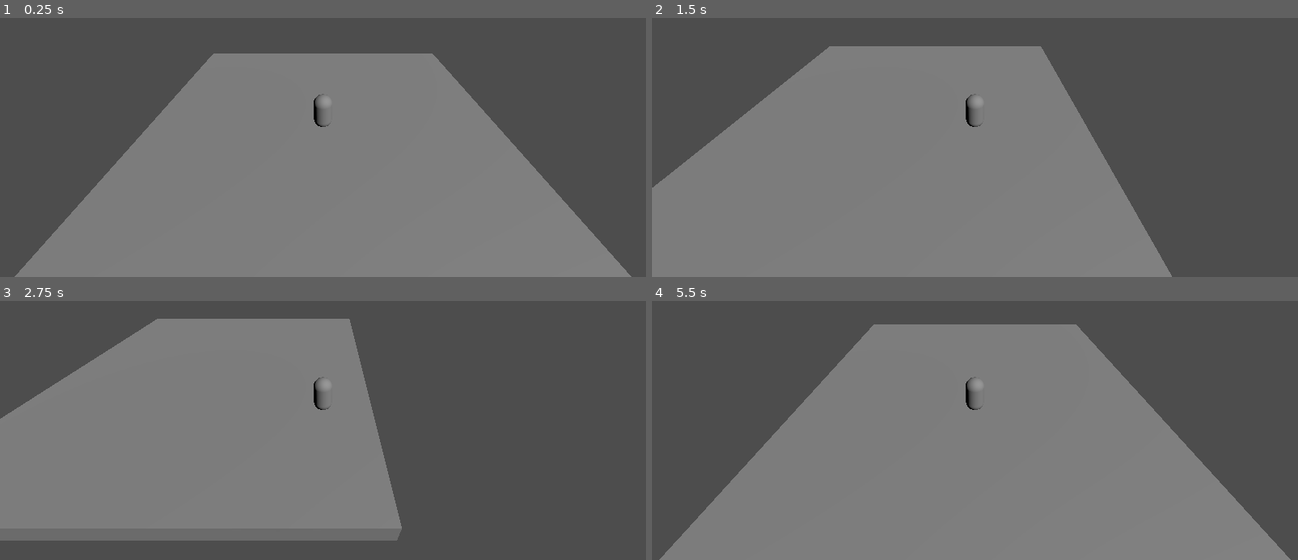
Above: before the commit, frames 1-4 (two rows, left to right).
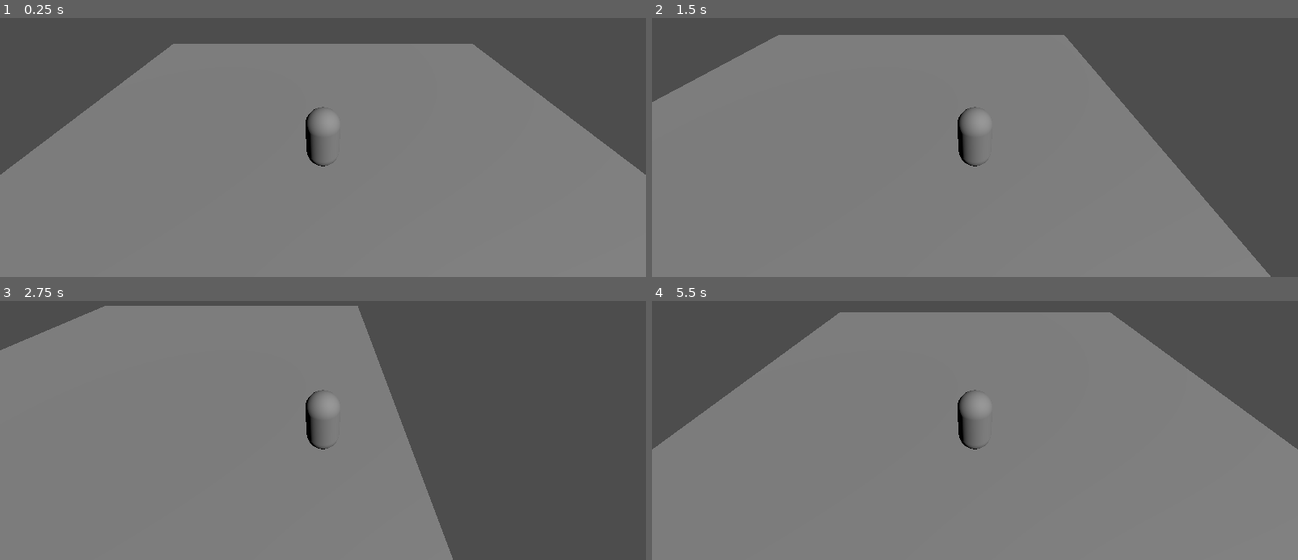
Above: after the commit, the same moments.

Repository: horangelmillan/godot_proyect
Game: Godot game, scene res://Main.tscn
Two runs of this game, one before a commit and one after it. Both use one fixed random seed, a clock stepped at 60 frames per second and the inputs below.
Inputs:
- Up to frame 1 (0.25 s): no input
- Up to frame 2 (1.5 s): tap Enter (ui_accept) at 0.5, 0.77 s; hold Right (ui_right) 0.53-1.28 s; hold Down (ui_down) from 1.28 s (still down)
- Up to frame 3 (2.75 s): tap Enter (ui_accept) at 1.52 s; release Down (ui_down) at 2.03 s; hold Right (ui_right) from 2.03 s (still down)
- Up to frame 4 (5.5 s): release Right (ui_right) at 2.78 s; hold Up (ui_up) 2.78-3.53 s; tap Enter (ui_accept) at 3.02, 3.77, 4.52 s; hold Left (ui_left) 3.53-5.03 s; hold Down (ui_down) from 5.03 s (still down)

The runs differ from the first frame. In frame 1, 21% of the frame differs, in the area x 0-100%, y 9-100%; in frame 2, 17%; in frame 3, 15%; in frame 4, 22%, in the area x 0-100%, y 4-100%.

Commit message:
Add zoom camera to character

Diff:
--- a/nuevo-proyecto-de-juego/Main.tscn
+++ b/nuevo-proyecto-de-juego/Main.tscn
@@ -1,6 +1,7 @@
 [gd_scene format=3 uid="uid://cmyxmqdjcmwb3"]
 
 [ext_resource type="Script" uid="uid://d06w4qwkvwj2l" path="res://player.gd" id="1_glv2v"]
+[ext_resource type="Script" uid="uid://btu4usn7nbpud" path="res://camera_3d.gd" id="2_uu6xs"]
 
 [sub_resource type="PhysicsMaterial" id="PhysicsMaterial_glv2v"]
 
@@ -14,15 +15,15 @@
 
 [sub_resource type="CapsuleShape3D" id="CapsuleShape3D_uu6xs"]
 
-[node name="Node3D" type="Node3D" unique_id=1222257783]
+[node name="Main" type="Node3D" unique_id=1222257783]
 
-[node name="StaticBody3D" type="StaticBody3D" parent="." unique_id=1016861947]
+[node name="Floor" type="StaticBody3D" parent="." unique_id=1016861947]
 physics_material_override = SubResource("PhysicsMaterial_glv2v")
 
-[node name="CollisionShape3D" type="CollisionShape3D" parent="StaticBody3D" unique_id=1252760461]
+[node name="CollisionShape3D" type="CollisionShape3D" parent="Floor" unique_id=1252760461]
 shape = SubResource("BoxShape3D_uu6xs")
 
-[node name="MeshInstance3D" type="MeshInstance3D" parent="StaticBody3D" unique_id=924341269]
+[node name="MeshInstance3D" type="MeshInstance3D" parent="Floor" unique_id=924341269]
 mesh = SubResource("BoxMesh_r0du0")
 
 [node name="Player" type="CharacterBody3D" parent="." unique_id=96031228]
@@ -35,8 +36,10 @@
 [node name="CollisionShape3D" type="CollisionShape3D" parent="Player" unique_id=533014154]
 shape = SubResource("CapsuleShape3D_uu6xs")
 
-[node name="Camera3D" type="Camera3D" parent="Player" unique_id=1235547738]
+[node name="Camera3D" type="Camera3D" parent="Player" unique_id=1235547738 node_paths=PackedStringArray("player")]
 transform = Transform3D(1, 0, 0, 0, 0.81915206, 0.57357645, 0, -0.57357645, 0.81915206, 0, 8, 10)
+script = ExtResource("2_uu6xs")
+player = NodePath("..")
 
-[node name="DirectionalLight3D" type="DirectionalLight3D" parent="." unique_id=179730480]
+[node name="Light" type="DirectionalLight3D" parent="." unique_id=179730480]
 transform = Transform3D(0.70710677, -0.49999997, 0.49999997, 0, 0.70710677, 0.70710677, -0.70710677, -0.49999997, 0.49999997, 0, 0, 0)
--- /dev/null
+++ b/nuevo-proyecto-de-juego/camera_3d.gd
@@ -0,0 +1,15 @@
+extends Camera3D
+
+@export var player: CharacterBody3D
+
+var offset = Vector3(0, 5, 5)
+
+# Called when the node enters the scene tree for the first time.
+func _ready() -> void:
+	pass # Replace with function body.
+
+# Called every frame. 'delta' is the elapsed time since the previous frame.
+func _process(delta: float) -> void:
+	if player:
+		global_position = player.global_position + offset
+	pass
Not shown, added: nuevo-proyecto-de-juego/camera_3d.gd.uid
